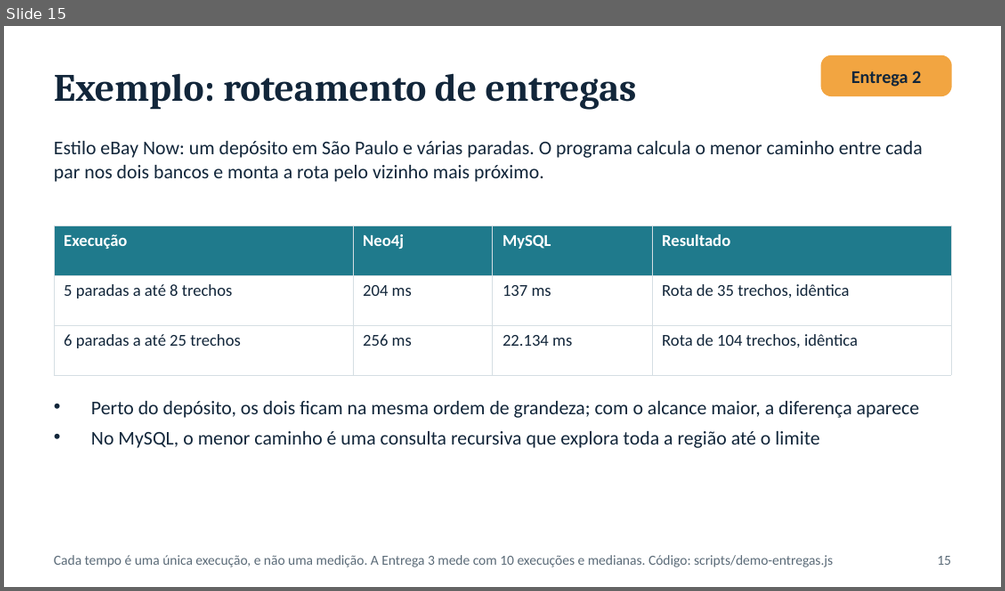
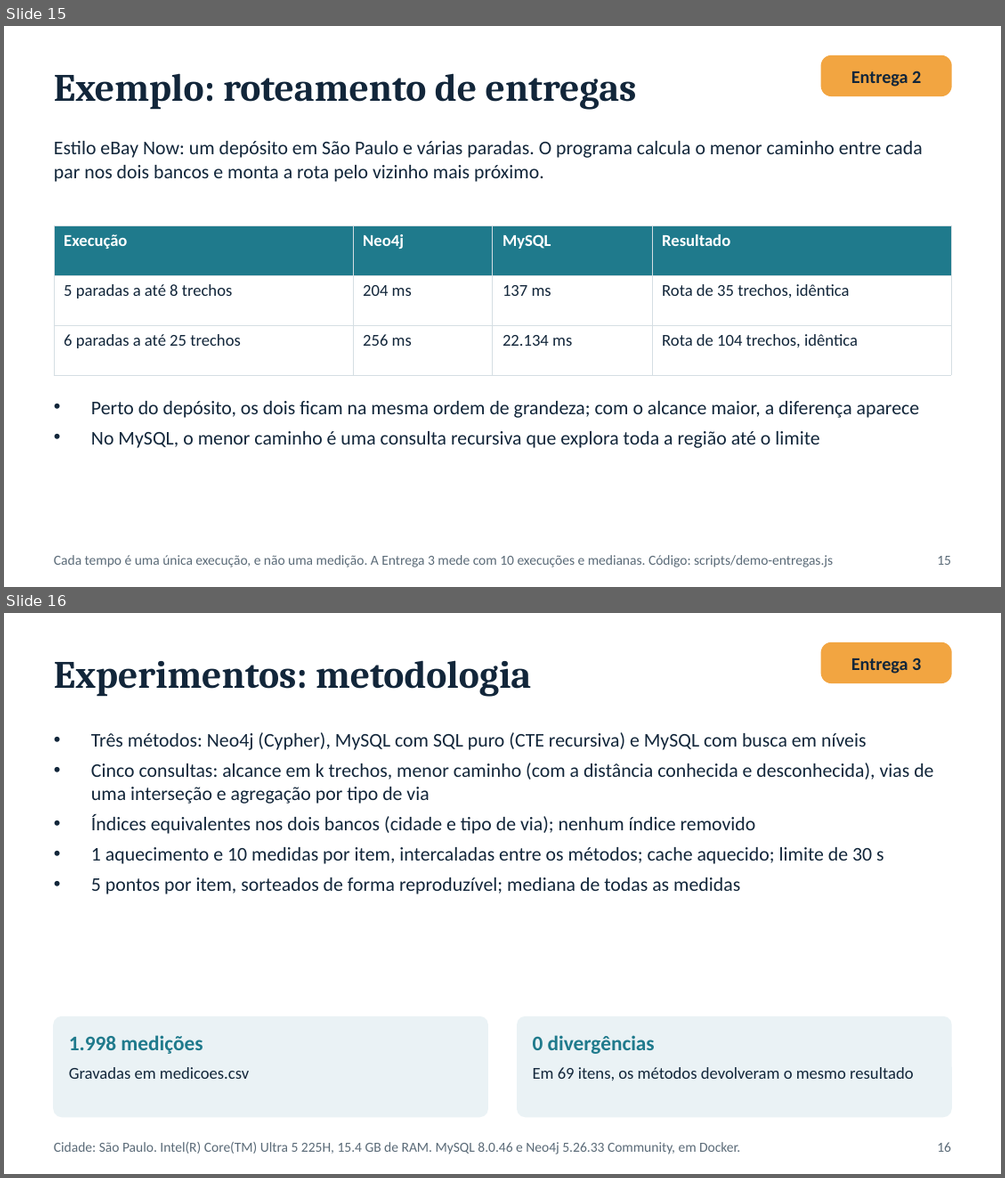
Before and after one commit to Sofyaolvs/projeto3-nosql-grafos, a slide deck: Entrega1-Projeto3-NoSQL-Grafos.pptx. Shown one above the other, each under a label of ours: slide 15 before the commit, slides 15 and 16 after it. The pictures are 1005x591 and 1005x1178 pixels, drawn with LibreOffice and Linux fonts; fonts in the diff are those of the drawing. Boxes give left, top, right and bottom in pixels: in the first picture for what was removed or moved away, otherwise in the second. Text is boxed around its words. In the diff, an @@ line names an element or a change of style, - is before the commit and + after.

Commit message:
docs: resultados dos experimentos, documento e slides das Entregas 3 e 4, README do app
Resultados brutos (medicoes.csv, resumo.json, ambiente.json) de 1.998 medicoes
em Sao Paulo, com 0 divergencias entre os metodos.
Documento Entrega3e4 gerado a partir dos resultados, 6 slides novos (16 a 21),
capturas do dashboard e README do app com como testar e como apresentar.

```diff
--- a/Entrega1-Projeto3-NoSQL-Grafos.pptx
+++ b/Entrega1-Projeto3-NoSQL-Grafos.pptx
@@ slide 16 added at [4, 613, 1001, 1174], background #FFFFFF @@
@@ text added at [54, 660, 531, 697], 28 pt, text #12263A, bold @@
+Experimentos: metodologia
@@ rounded rectangle added at [821, 643, 951, 682], fill #F2A541, outline #F2A541 1 pt @@
@@ text added at [851, 657, 921, 674], 13 pt, text #12263A, bold @@
+Entrega 3
@@ text added at [91, 732, 933, 894], 14 pt, text #12263A @@
+• Três métodos: Neo4j (Cypher), MySQL com SQL puro (CTE recursiva) e MySQL com busca em níveis
+• Cinco consultas: alcance em k trechos, menor caminho (com a distância conhecida e desconhecida), vias de uma interseção e agregação por tipo de via
+• Índices equivalentes nos dois bancos (cidade e tipo de via); nenhum índice removido
+• 1 aquecimento e 10 medidas por item, intercaladas entre os métodos; cache aquecido; limite de 30 s
+• 5 pontos por item, sorteados de forma reproduzível; mediana de todas as medidas
@@ rounded rectangle added at [54, 1017, 487, 1117], fill #EAF2F5, outline #EAF2F5 1 pt @@
@@ text added at [69, 1035, 202, 1054], 15 pt, text #1F7A8C, bold @@
+1.998 medições
@@ rounded rectangle added at [518, 1017, 951, 1117], fill #EAF2F5, outline #EAF2F5 1 pt @@
@@ text added at [533, 1035, 655, 1054], 15 pt, text #1F7A8C, bold @@
+0 divergências
@@ text added at [69, 1067, 249, 1078], 12 pt, text #12263A @@
+Gravadas em medicoes.csv
@@ text added at [533, 1067, 913, 1080], 12 pt, text #12263A @@
+Em 69 itens, os métodos devolveram o mesmo resultado
@@ text added at [54, 1142, 740, 1154], 10 pt, text #5B6B78 @@
+Cidade: São Paulo. Intel(R) Core(TM) Ultra 5 225H, 15.4 GB de RAM. MySQL 8.0.46 e Neo4j 5.26.33 Community, em Docker.
@@ text added at [937, 1142, 951, 1151], 10 pt, text #5B6B78 @@
+16
```
Also in this commit, not shown: 2 slides changed, 5 other slides added, 12 other files.
